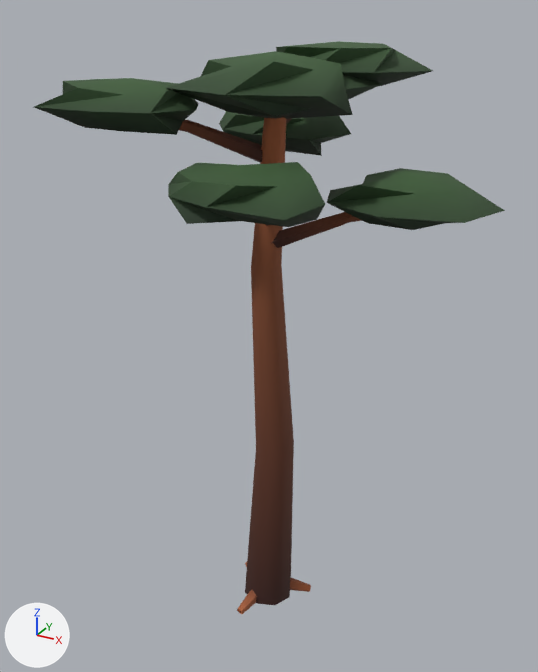
Before and after pictures for a commit that changed the glTF model public/kk/home/scots_pine.glb.
The view is the same before and after, from a 50 mm lens placed at (2.36, -4.27, 4.44), pointed at (-0.03, 0.07, 2.27). Arrows for +X, +Y and +Z are at lower left; the lights stay in place. The older version comes first. Vertices at exactly the same position are counted once.

Names of what the first picture shows: 'scots_pine', 'scots_pine_trim'.
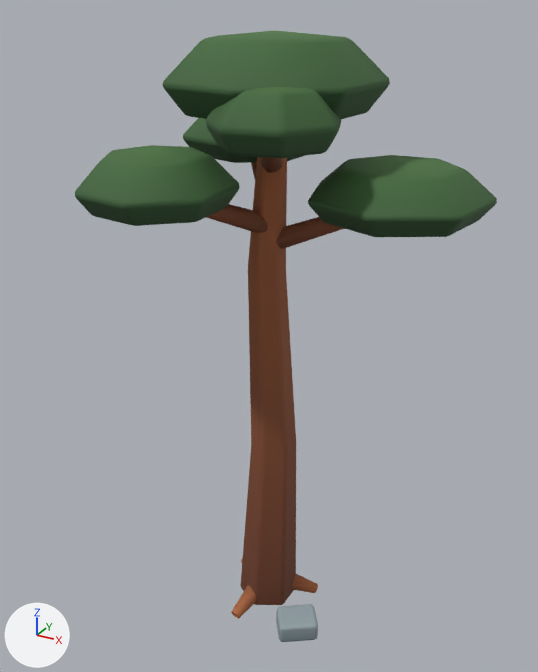
Changed parts and their boxes [x1, y1, x2, y2] in the pictures (538 x 672 px; the box of a moved part takes in the faces that stretch with it):
'scots_pine', reshaped (10% narrower, 8% taller): before [34, 41, 505, 605]; after [75, 30, 497, 642]
'scots_pine_trim', deleted: before [237, 562, 311, 614]
part 1 of me_scots_pine, rebuilt (30% taller): before [166, 51, 382, 119]; after [162, 30, 390, 119]
part 2 of me_scots_pine, rebuilt (6% wider, 32% taller): before [327, 168, 505, 230]; after [308, 155, 497, 237]
part 3 of me_scots_pine, rebuilt: before [219, 111, 351, 156]; after [183, 118, 303, 163]
part 4 of me_scots_pine, rebuilt: before [272, 212, 362, 248]; after [276, 217, 344, 249]
part 5 of me_scots_pine, rebuilt (not visible before): after [251, 162, 257, 178]
part 6 of me_scots_pine, added (green): after [206, 87, 341, 158]
part 7 of me_scots_pine, added (green): after [75, 145, 240, 226]
part 8 of me_scots_pine, added: after [276, 604, 318, 642]
part 9 of me_scots_pine, added (brown): after [206, 204, 268, 233]
part 10 of me_scots_pine, added: after [261, 157, 282, 173]
part 11 of me_scots_pine, added: after [292, 574, 318, 593]
part 12 of me_scots_pine, added (brown): after [232, 585, 257, 619]
part 13 of me_scots_pine, deleted (green): before [276, 41, 433, 87]
part 14 of me_scots_pine, moved or reshaped: before [34, 78, 325, 605]; after [241, 157, 296, 605]

What the commit changed:
me_scots_pine is used by ob_scots_pine; location (0.0, 0.0, 0.0).
me_scots_pine had 264 vertices, 444 faces and spanned x -1.36..1.47, y -1.07..1.21, z -0.01..4.24.
me_scots_pine now has 1068 vertices, 1884 faces and spans x -1.01..1.39, y -1.1..1.17, z -0.04..4.32.
me_scots_pine part 1: the loose piece of 26 vertices spanning x -0.52..0.59, y -0.6..0.54, z 3.8..4.2 is rebuilt with 121 vertices and now spans x -0.65..0.7, y -0.69..0.68, z 3.82..4.32.
me_scots_pine part 2: the loose piece of 26 vertices spanning x 0.33..1.47, y -0.24..0.69, z 3.17..3.49 is rebuilt with 121 vertices and now spans x 0.22..1.39, y -0.35..0.82, z 3.18..3.57.
me_scots_pine part 3: the loose piece of 26 vertices spanning x -0.83..0.27, y 0.36..1.21, z 3.47..3.79 is rebuilt with 121 vertices and now spans x -1.01..0.03, y 0.11..1.17, z 3.43..3.82.
me_scots_pine part 4: the loose piece of 15 vertices spanning x -0.01..0.87, y -0.04..0.28, z 2.95..3.27 is rebuilt with 45 vertices and now spans x -0.01..0.82, y -0.05..0.29, z 2.93..3.26.
me_scots_pine part 5: the loose piece of 15 vertices spanning x -0.35..0.07, y -0.01..0.74, z 3.25..3.57 is rebuilt with 45 vertices and now spans x -0.5..0.08, y -0.03..0.67, z 3.18..3.51.
me_scots_pine part 6: a new loose piece of 163 vertices spanning x -0.1..0.68, y -0.8..-0.02, z 3.68..4.07, in mat_plant.
me_scots_pine part 7: a new loose piece of 121 vertices spanning x -0.93..0.04, y -1.1..-0.12, z 3.28..3.67, in mat_plant.
me_scots_pine part 8: a new loose piece of 56 vertices spanning x 0.24..0.6, y -0.47..-0.13, z 0.0..0.16, in mat_plant.
me_scots_pine part 9: a new loose piece of 45 vertices spanning x -0.46..0.08, y -0.64..0.07, z 3.03..3.36, in mat_plant.
me_scots_pine part 10: a new loose piece of 45 vertices spanning x -0.05..0.31, y -0.44..0.07, z 3.44..3.76, in mat_plant.
me_scots_pine part 11: a new loose piece of 30 vertices spanning x -0.06..0.37, y -0.09..0.23, z -0.04..0.25, in mat_plant.
me_scots_pine part 12: a new loose piece of 29 vertices spanning x -0.12..0.09, y -0.41..0.04, z -0.04..0.25, in mat_plant.
me_scots_pine part 13: the loose piece of 26 vertices spanning x -0.22..0.88, y 0.13..0.93, z 3.92..4.24 is deleted.
Part 14, on me_scots_pine:
129 vertices are removed from x -1.36..0.72, y -1.07..0.57, z -0.01..4.04.
212 faces are deleted.
96 vertices are added at x -0.21..0.21, y -0.23..0.23, z -0.01..3.91.
174 new faces join them.
Other edits to the shape of me_scots_pine do not show in these pictures.
Object 'scots_pine_trim' (ob_scots_pine_trim) is deleted.
